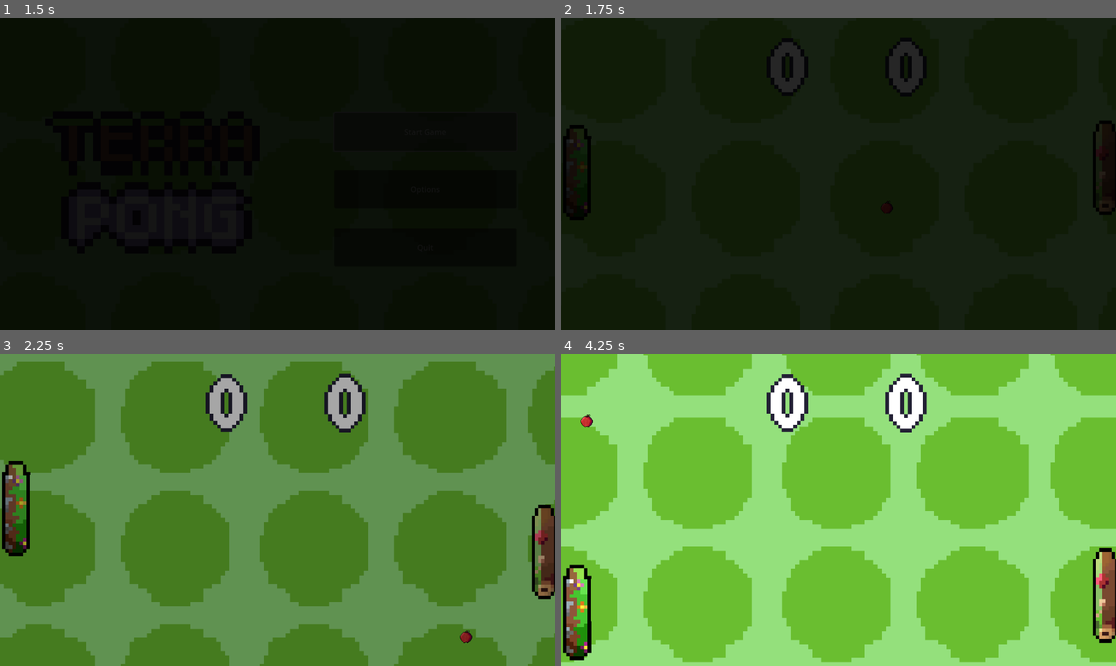
Above: before the commit, frames 1-4 (two rows, left to right).
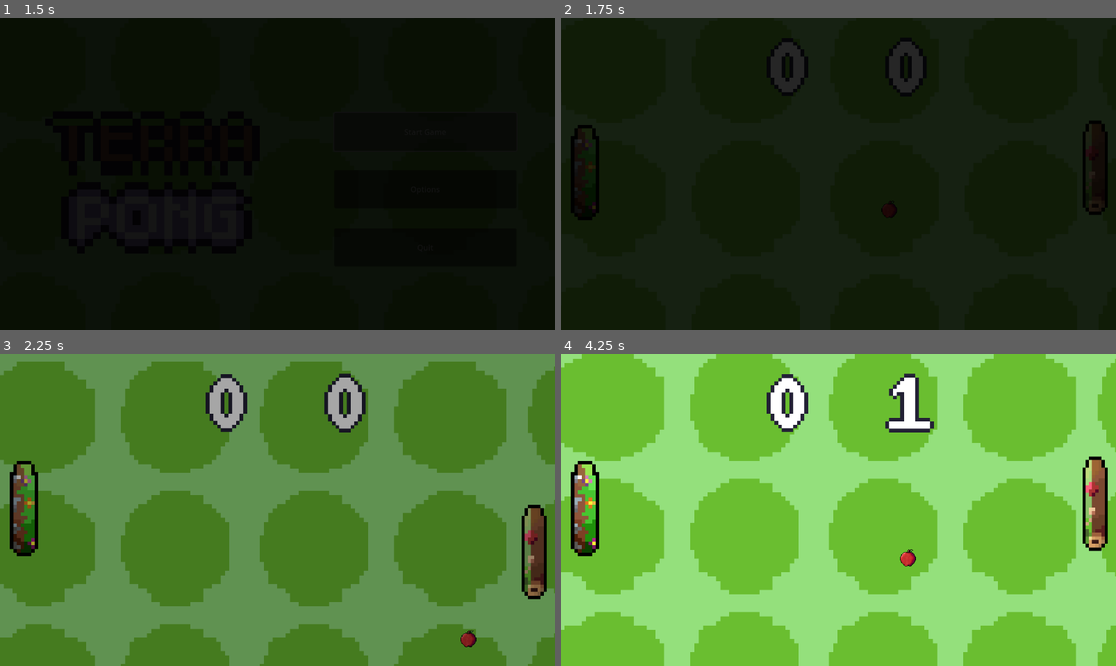
Above: after the commit, the same moments.

Repository: n4than0193-star/terra-pong-devlog
Game: Godot game, scene res://Scenes/main_menu.tscn
Same seed, same stepped clock (60 frames per second), same inputs: the game is played once before the commit and once after it.
Inputs (mouse positions are in pixels of both pictures, inside the frame that each line leads up to):
- Up to frame 1 (1.5 s): click "Start Game" at 0.5 s; click "Start Game" at 1.25 s
- Up to frame 2 (1.75 s): no input
- Up to frame 3 (2.25 s): tap Enter at 2 s; move the mouse to (399, 494) at 2.02 s; hold Right from 2.03 s (still down); hold Down (Down2) from 2.03 s (still down); click (399, 494) at 2.17 s
- Up to frame 4 (4.25 s): move the mouse to (727, 525) at 2.77 s; release Right at 2.78 s; release Down (Down2) at 2.78 s; hold S (Down) 2.78-3.53 s; tap Up (Up2) at 2.85 s; move the mouse to (894, 441) at 3.52 s; hold Right from 3.53 s (still down); tap Alt at 3.6 s

Frame 1 is identical in both runs. In frame 2, 1.0% of the frame differs, in the area x 0-100%, y 32-65%; in frame 3, 3.4%; in frame 4, 71%, in the area x 0-100%, y 0-100%.

Commit message:
Publishing to Itch

Diff:
--- a/Scenes/ball.tscn
+++ b/Scenes/ball.tscn
@@ -4,7 +4,7 @@
 [ext_resource type="Texture2D" uid="uid://dirfp0k1y1w8a" path="res://Art/Ball.png" id="2_ij5cq"]
 
 [sub_resource type="CircleShape2D" id="CircleShape2D_376qj"]
-radius = 12.5399
+radius = 17.0
 
 [node name="Ball" type="Node2D"]
 
@@ -17,10 +17,10 @@
 script = ExtResource("1_x8fbi")
 
 [node name="CollisionShape2D" type="CollisionShape2D" parent="RigidBody2D"]
-position = Vector2(13.5, 12)
+position = Vector2(18, 17)
 shape = SubResource("CircleShape2D_376qj")
 
 [node name="Ball" type="Sprite2D" parent="RigidBody2D"]
-position = Vector2(13, 12)
-scale = Vector2(0.90625, 0.875)
+position = Vector2(17.75, 16.5862)
+scale = Vector2(1.20313, 1.16164)
 texture = ExtResource("2_ij5cq")
--- a/Scenes/game.tscn
+++ b/Scenes/game.tscn
@@ -204,10 +204,10 @@
 [node name="Paddles" type="Node2D" parent="."]
 
 [node name="Ponger_1" parent="Paddles" instance=ExtResource("4_o5yvi")]
-position = Vector2(3, -7)
+position = Vector2(20, -7)
 
 [node name="Ponger_2" parent="Paddles" instance=ExtResource("5_rku1e")]
-position = Vector2(1094, -17)
+position = Vector2(1073, -17)
 
 [node name="Ball" parent="." instance=ExtResource("6_rfjv2")]
 position = Vector2(546, 0)
Binary file added: Terra-Pong.apple-touch-icon.png
Not shown, added: Terra-Pong.apple-touch-icon.png.import
Binary file added: Terra-Pong.icon.png
Not shown, added: Terra-Pong.icon.png.import
Binary file added: Terra-Pong.png
Not shown, added: Terra-Pong.png.import
Not shown, added: export_presets.cfg
Not shown, added: Terra-Pong.audio.position.worklet.js
Not shown, added: Terra-Pong.audio.worklet.js
Not shown, added: Terra-Pong.html
Not shown, added: Terra-Pong.js
Not shown, added: Terra-Pong.pck
(and 2 more such lines)
